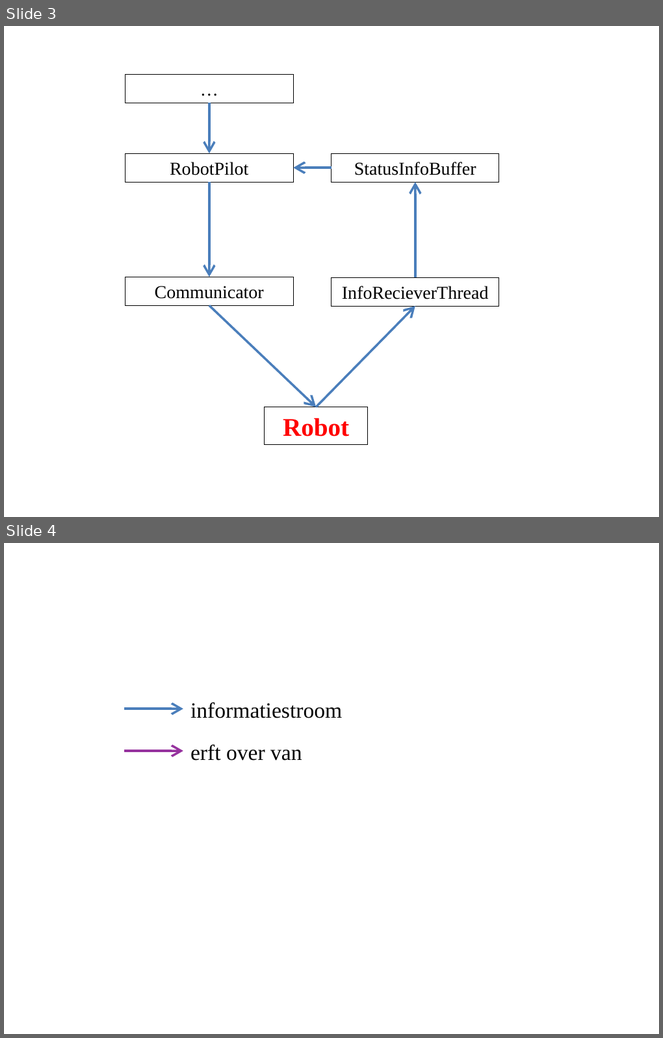
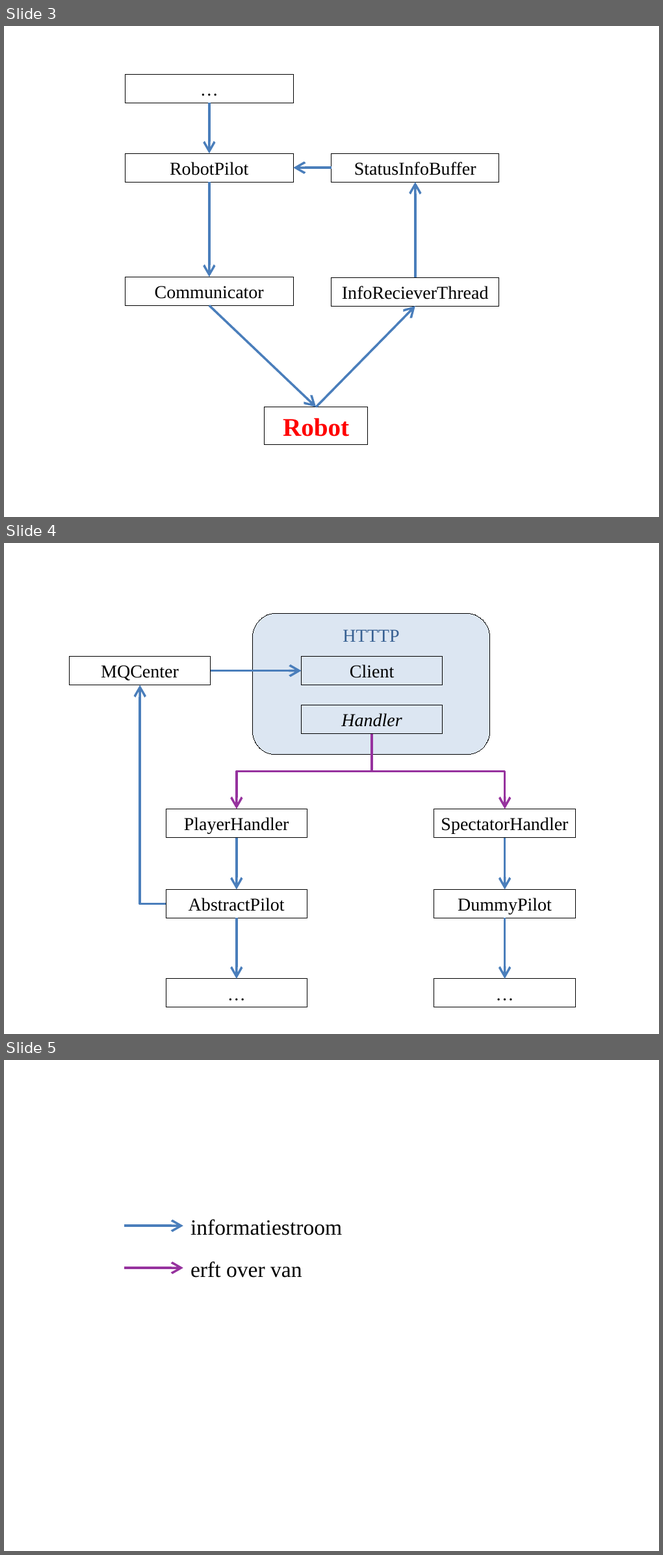
Before and after one commit to toonn/SilverSurfer, a slide deck: SilverSurferVerslag/Verslag demo 5/Klassendiagramma.pptx. Shown one above the other, each under a label of ours: slides 3 and 4 before the commit, slides 3, 4 and 5 after it. The pictures are 663x1038 and 663x1555 pixels, drawn with LibreOffice and Linux fonts; fonts in the diff are those of the drawing. Boxes give left, top, right and bottom in pixels: in the first picture for what was removed or moved away, otherwise in the second. Text is boxed around its words. In the diff, an @@ line names an element or a change of style, - is before the commit and + after.

```diff
--- a/SilverSurferVerslag/Verslag demo 5/Klassendiagramma.pptx
+++ b/SilverSurferVerslag/Verslag demo 5/Klassendiagramma.pptx
@@ slide 4 added at (4, 543, 659, 1034), background #FFFFFF @@
@@ group added at (70, 613, 576, 1008): 9 rectangles, 5 arrows, 3 elbow arrows, 1 rounded rectangle @@
+HTTTP
+SpectatorHandler
+PlayerHandler
+MQCenter
+AbstractPilot
+DummyPilot
+…
+…
+Client
+Handler
@@ what was slide 4 is now slide 5 @@
```
Also in this commit, not shown: 1 slide changed, 2 other files.
